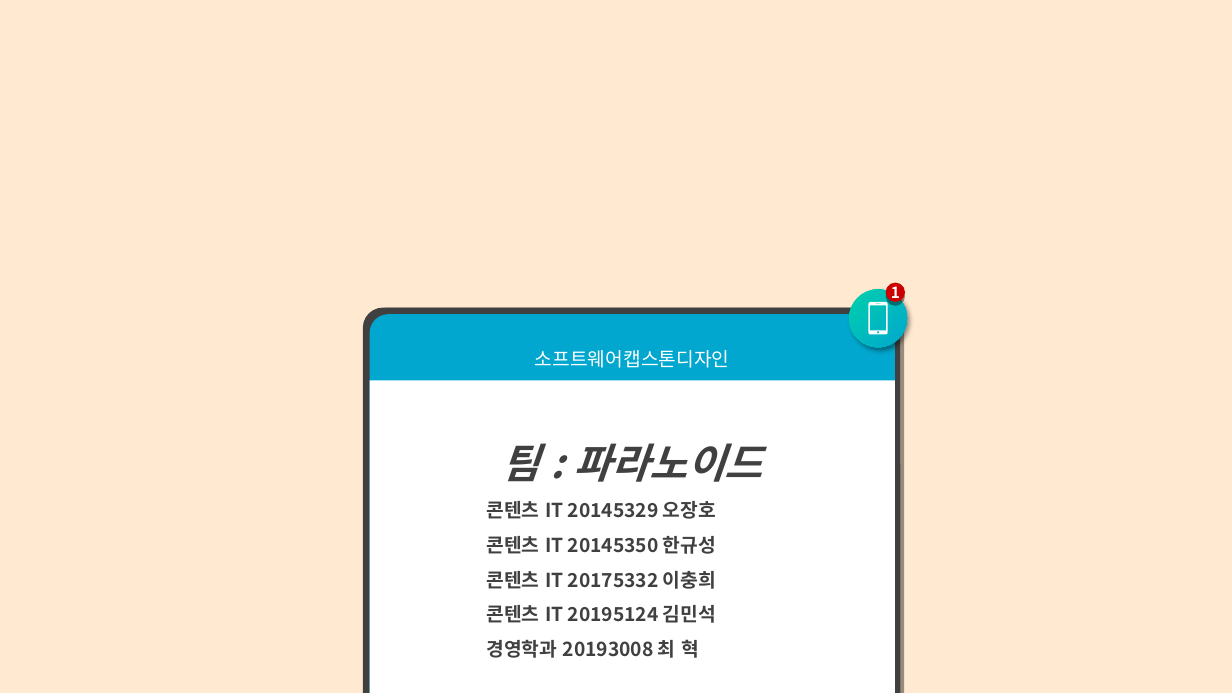
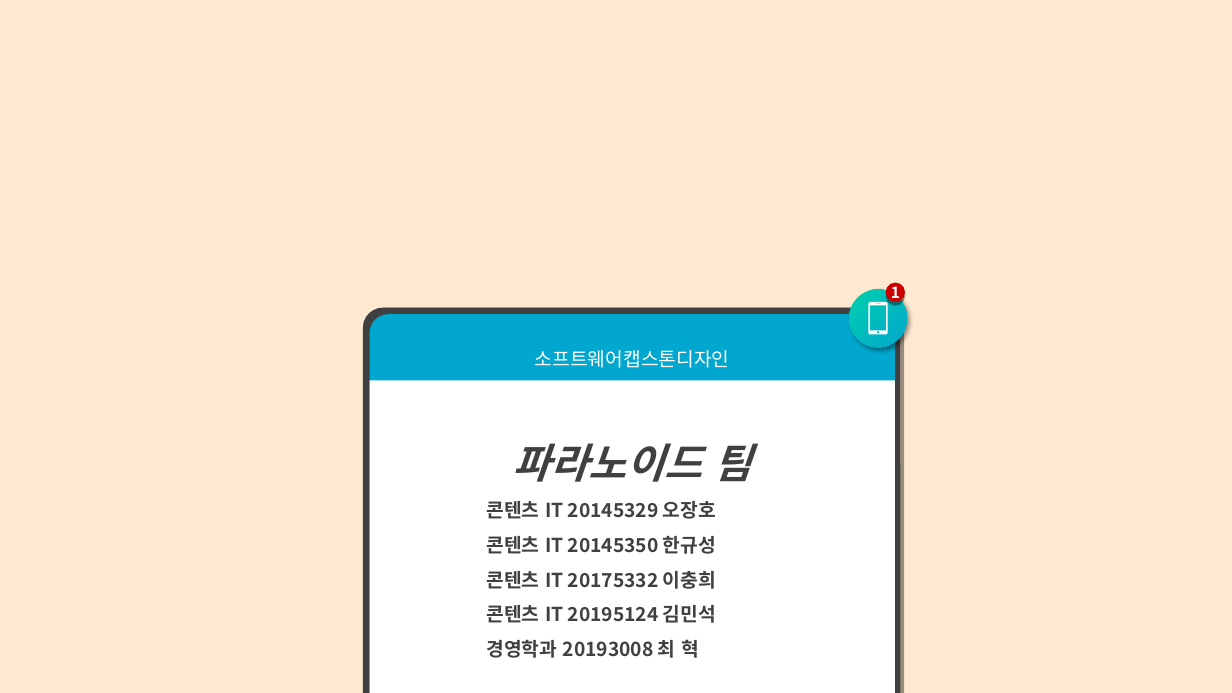
Before and after one commit to jangho1016/2022_1_CapstoneDesign, a slide deck: slide 1 of Final Assignments/파라노이드 팀 발표용 PPT.pptx. Drawn at 1232x693 pixels with LibreOffice and Linux fonts; fonts in the diff are those of the drawing. Boxes give left, top, right and bottom in pixels: in the first picture for what was removed or moved away, otherwise in the second. Text is boxed around its words. In the diff, an @@ line names an element or a change of style, - is before the commit and + after.

```diff
--- a/Final Assignments/파라노이드 팀 발표용 PPT.pptx
+++ b/Final Assignments/파라노이드 팀 발표용 PPT.pptx
@@ text in rectangle at bbox=[513, 443, 751, 482]: text changed @@
-팀 : 파라노이드
+파라노이드 팀
```
Also in this commit, not shown: 1 other slide changed, 2 slides added, 2 slides removed, 2 other files.
